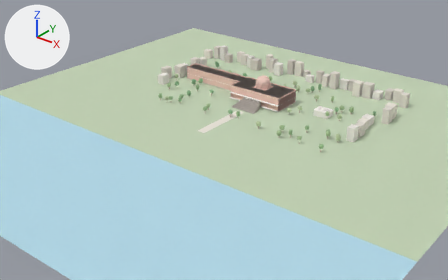
The glTF model public/models/ahsan-manzil-lod1.glb, before and after one commit.
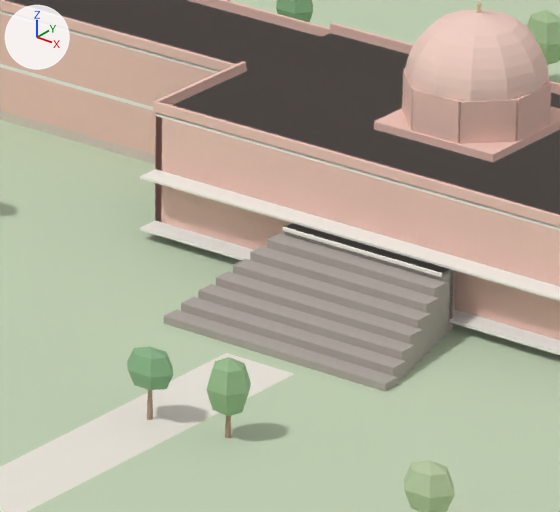
Each version appears first from a 50 mm camera at (353.6, -458.4, 227.3) aimed at (26.6, -49.6, -26.2), and next in a close-up on the part from 48% to 61% of the width and 27% to 45% of the height. Every picture has the same lights, and +X, +Y and +Z are marked at upper left. The last two pictures show the newer version. Vertices at exactly the same position are counted once.

Names of what the first close-up shows: 'Andarmahal', 'Dome', 'Dome_Drum', 'Parapet', 'Plinth', 'Rangmahal_FF', 'Rangmahal_GF', 'Site_Approach', 'Site_Ground', 'Site_Trees', 'Stair_S', 'Veranda_S' and 2 more.
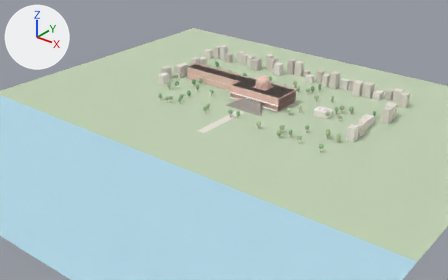
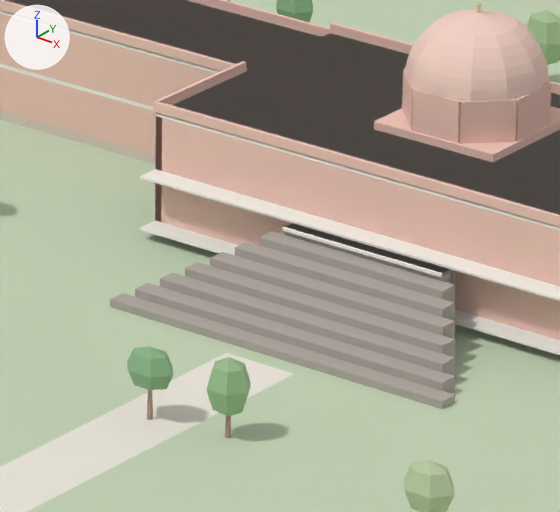
What differs and where, as boxes [x1, y1, x2, y2] in the close-ups (560 x 512 px; the box of a moved part takes in the faces that stretch with it):
'Stair_S', reshaped (18% wider, 10% taller): before [164, 223, 455, 392]; after [110, 223, 455, 409]
part 1 of me_stair_s, moved or reshaped: before [164, 310, 398, 392]; after [110, 293, 455, 409]
part 2 of me_stair_s, moved or reshaped: before [181, 297, 406, 381]; after [135, 283, 455, 393]
part 3 of me_stair_s, moved or reshaped: before [198, 284, 414, 373]; after [160, 273, 455, 376]
part 4 of me_stair_s, moved or reshaped: before [216, 271, 423, 365]; after [185, 262, 455, 357]
part 5 of me_stair_s, moved or reshaped: before [233, 259, 431, 357]; after [210, 252, 455, 339]
part 6 of me_stair_s, moved or reshaped: before [250, 246, 439, 349]; after [235, 241, 455, 321]
part 7 of me_stair_s, moved or reshaped: before [267, 234, 447, 341]; after [260, 231, 455, 303]

The change, as a diff of the scene's bpy script:
```diff
--- a/public/models/ahsan-manzil-lod1.glb.py
+++ b/public/models/ahsan-manzil-lod1.glb.py
@@ me_stair_s @@
 # used by ob_stair_s; location = (0.0, 0.0, 0.0)
-me_stair_s.from_pydata(...)  # 64 vertices, 96 faces; spans x 21.8..47.8, y -32.1..-16.1, z 0.0..6.4
+me_stair_s.from_pydata(...)  # 64 vertices, 96 faces; spans x 15.3..54.3, y -32.1..-16.1, z 0.0..6.4
+# me_stair_s part 1: the loose piece of 8 vertices spanning x 21.8..47.8, y -32.1..-30.1, z 0.0..0.8 is scaled about its middle by (1.5, 1, 1)
+# me_stair_s part 2: the loose piece of 8 vertices spanning x 22.3..47.3, y -30.1..-28.1, z 0.0..1.6 is scaled about its middle by (1.45, 1, 1)
+# me_stair_s part 3: the loose piece of 8 vertices spanning x 22.9..46.7, y -28.1..-26.1, z 0.0..2.4 is scaled about its middle by (1.39, 1, 1)
+# me_stair_s part 4: the loose piece of 8 vertices spanning x 23.4..46.2, y -26.1..-24.1, z 0.0..3.2 is scaled about its middle by (1.33, 1, 1)
+# me_stair_s part 5: the loose piece of 8 vertices spanning x 23.9..45.7, y -24.1..-22.1, z 0.0..4.0 is scaled about its middle by (1.26, 1, 1)
+# me_stair_s part 6: the loose piece of 8 vertices spanning x 24.4..45.2, y -22.1..-20.1, z 0.0..4.8 is scaled about its middle by (1.18, 1, 1)
+# me_stair_s part 7: the loose piece of 8 vertices spanning x 25.0..44.6, y -20.1..-18.1, z 0.0..5.6 is scaled about its middle by (1.09, 1, 1)
 me_stair_s.materials.append(mat_heritage_vertex_colours)
```
